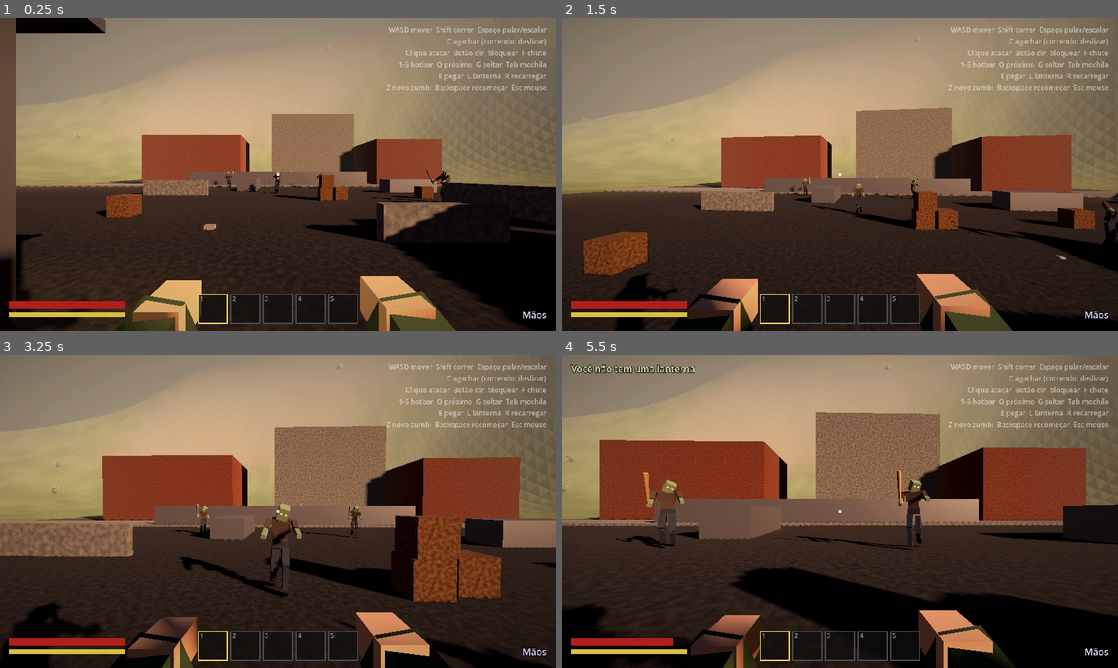
Above: before the commit, frames 1-4 (two rows, left to right).
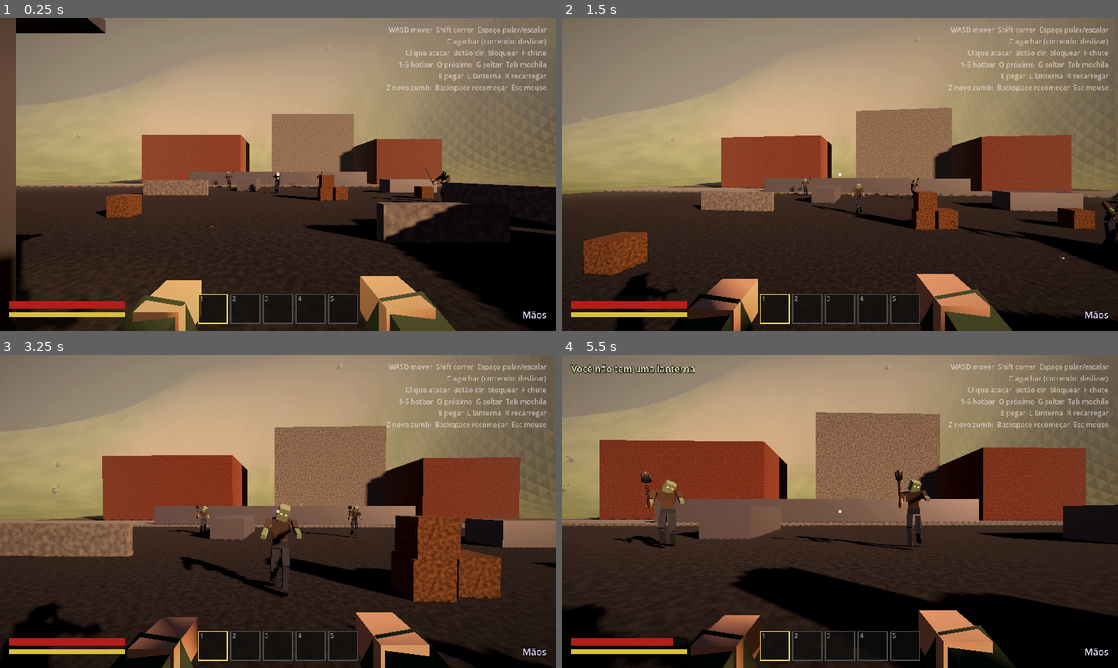
Above: after the commit, the same moments.

Repository: NynaUwU/GamaMake
Game: Godot game, scene res://scenes/main.tscn
Same seed, same stepped clock (60 frames per second), same inputs: the game is played once before the commit and once after it.
Inputs (mouse positions are in pixels of both pictures, inside the frame that each line leads up to):
- Up to frame 1 (0.25 s): no input
- Up to frame 2 (1.5 s): move the mouse to (867, 174) at 0.52 s; press the mouse at (867, 174) at 0.53 s; hold W (move_forward) from 0.53 s (still down); tap Space (jump) at 0.77, 1.07 s; move the mouse to (812, 174) at 1.27 s; release the mouse at (812, 174) at 1.28 s; right-click (812, 174) at 1.35 s
- Up to frame 3 (3.25 s): keep holding W (move_forward); tap Space (jump) at 1.52, 1.82, 3.02 s; move the mouse to (289, 505) at 2.02 s; hold C (crouch) 2.03-2.78 s; move the mouse to (272, 517) at 2.77 s; tap G (drop) at 2.85 s
- Up to frame 4 (5.5 s): keep holding W (move_forward); tap Space (jump) at 3.32, 3.77, 4.07, 4.52, 4.82 s; move the mouse to (878, 514) at 3.52 s; hold L (flashlight) 3.53-4.28 s; move the mouse to (795, 508) at 4.27 s; tap E (interact) at 4.35 s; move the mouse to (845, 511) at 5.02 s; hold F (kick) from 5.03 s (still down)

The runs differ from the first frame. In frame 1, less than 0.1% of the frame differs, in the area x 36-79%, y 47-68%; in frame 2, less than 0.1%; in frame 3, less than 0.1%; in frame 4, 0.2%, in the area x 0-62%, y 36-60%.

Commit message:
Medieval steampunk weapons as PS2-style meshes; style guide
- ItemModels builds every item with MeshBuilder: sword (diamond steel
  blade, copper line, curved brass guard with gear, wire-wrapped leather
  grip, gear pommel), steam mace replacing the bat (iron flanged head,
  brass bands, copper coil), staff (brass-caged orb, gauge, coil),
  pistol (octagonal brass barrel, cylinder with gear, hammer, curved
  wooden grip), crank lantern, scrap, cloth and tape.
- One source for hand-held weapons, floor pickups, zombie weapons and
  rendered icons (icons regenerated); old box/cylinder weapon nodes in
  the player scene removed.
- README style guide: blocky only for living things; PS2 polygonal
  elsewhere; pre-war cars, medieval steampunk weapons, ruined medieval
  steampunk architecture.

Co-Authored-By: Claude Opus 5.5 <noreply@anthropic.com>
Claude-Session: https://claude.ai/code/session_013WuJvRnQKE4d3aFe3G7e6h

Diff:
--- a/scenes/player.tscn
+++ b/scenes/player.tscn
@@ -1,103 +1,12 @@
 [gd_scene format=3]
 
 [ext_resource type="Script" path="res://scripts/player/player.gd" id="1_player"]
-[ext_resource type="Material" path="res://materials/metal.tres" id="2_metal"]
 [ext_resource type="Script" path="res://scripts/enemies/humanoid_rig.gd" id="3_rig"]
 [ext_resource type="Script" path="res://scripts/player/player_body.gd" id="4_body"]
 
 [sub_resource type="CapsuleShape3D" id="CapsuleShape3D_player"]
 radius = 0.35
 height = 1.8
-
-[sub_resource type="BoxMesh" id="BoxMesh_blade"]
-size = Vector3(0.06, 0.012, 0.82)
-
-[sub_resource type="PrismMesh" id="PrismMesh_tip"]
-left_to_right = 0.5
-size = Vector3(0.06, 0.1, 0.012)
-
-[sub_resource type="BoxMesh" id="BoxMesh_guard"]
-size = Vector3(0.2, 0.035, 0.035)
-
-[sub_resource type="StandardMaterial3D" id="Material_guard"]
-albedo_color = Color(0.35, 0.28, 0.15, 1)
-metallic = 0.5
-roughness = 0.5
-
-[sub_resource type="CylinderMesh" id="CylinderMesh_grip"]
-top_radius = 0.022
-bottom_radius = 0.022
-height = 0.18
-radial_segments = 8
-rings = 1
-
-[sub_resource type="StandardMaterial3D" id="Material_tape"]
-albedo_color = Color(0.12, 0.12, 0.12, 1)
-
-[sub_resource type="CylinderMesh" id="CylinderMesh_shaft"]
-top_radius = 0.022
-bottom_radius = 0.028
-height = 1.1
-radial_segments = 8
-rings = 1
-
-[sub_resource type="StandardMaterial3D" id="Material_wood"]
-albedo_color = Color(0.32, 0.2, 0.12, 1)
-roughness = 0.9
-
-[sub_resource type="CylinderMesh" id="CylinderMesh_claw"]
-top_radius = 0.06
-bottom_radius = 0.02
-height = 0.1
-radial_segments = 6
-rings = 1
-
-[sub_resource type="SphereMesh" id="SphereMesh_orb"]
-radius = 0.05
-height = 0.1
-radial_segments = 10
-rings = 5
-
-[sub_resource type="StandardMaterial3D" id="Material_orb"]
-albedo_color = Color(0.8, 0.55, 1, 1)
-emission_enabled = true
-emission = Color(0.6, 0.25, 1, 1)
-emission_energy_multiplier = 3.0
-
-[sub_resource type="CylinderMesh" id="CylinderMesh_bat"]
-top_radius = 0.05
-bottom_radius = 0.022
-height = 0.86
-radial_segments = 10
-rings = 2
-
-[sub_resource type="CylinderMesh" id="CylinderMesh_knob"]
-top_radius = 0.032
-bottom_radius = 0.032
-height = 0.025
-radial_segments = 10
-rings = 1
-
-[sub_resource type="StandardMaterial3D" id="Material_batwood"]
-albedo_color = Color(0.72, 0.55, 0.34, 1)
-roughness = 0.7
-
-[sub_resource type="BoxMesh" id="BoxMesh_slide"]
-size = Vector3(0.036, 0.04, 0.2)
-
-[sub_resource type="BoxMesh" id="BoxMesh_frame"]
-size = Vector3(0.032, 0.03, 0.16)
-
-[sub_resource type="BoxMesh" id="BoxMesh_grip"]
-size = Vector3(0.032, 0.11, 0.05)
-
-[sub_resource type="StandardMaterial3D" id="Material_gunmetal"]
-albedo_color = Color(0.13, 0.13, 0.14, 1)
-metallic = 0.7
-roughness = 0.4
-
-[sub_resource type="StandardMaterial3D" id="Material_grip"]
-albedo_color = Color(0.22, 0.16, 0.12, 1)
 
 [sub_resource type="SphereMesh" id="SphereMesh_flash"]
 radius = 0.05
@@ -149,60 +58,10 @@
 
 [node name="Weapon" type="Node3D" parent="Head/Camera3D"]
 
-[node name="Blade" type="MeshInstance3D" parent="Head/Camera3D/Weapon"]
-position = Vector3(0, 0, -0.47)
-mesh = SubResource("BoxMesh_blade")
-surface_material_override/0 = ExtResource("2_metal")
-
-[node name="Tip" type="MeshInstance3D" parent="Head/Camera3D/Weapon"]
-position = Vector3(0, 0, -0.93)
-rotation = Vector3(-1.5708, 0, 0)
-mesh = SubResource("PrismMesh_tip")
-surface_material_override/0 = ExtResource("2_metal")
-
-[node name="Guard" type="MeshInstance3D" parent="Head/Camera3D/Weapon"]
-position = Vector3(0, 0, -0.05)
-mesh = SubResource("BoxMesh_guard")
-surface_material_override/0 = SubResource("Material_guard")
-
-[node name="Grip" type="MeshInstance3D" parent="Head/Camera3D/Weapon"]
-position = Vector3(0, 0, 0.04)
-rotation = Vector3(1.5708, 0, 0)
-mesh = SubResource("CylinderMesh_grip")
-surface_material_override/0 = SubResource("Material_tape")
-
 [node name="Bat" type="Node3D" parent="Head/Camera3D"]
-
-[node name="Barrel" type="MeshInstance3D" parent="Head/Camera3D/Bat"]
-position = Vector3(0, 0, -0.43)
-rotation = Vector3(-1.5708, 0, 0)
-mesh = SubResource("CylinderMesh_bat")
-surface_material_override/0 = SubResource("Material_batwood")
-
-[node name="Knob" type="MeshInstance3D" parent="Head/Camera3D/Bat"]
-position = Vector3(0, 0, 0.01)
-rotation = Vector3(-1.5708, 0, 0)
-mesh = SubResource("CylinderMesh_knob")
-surface_material_override/0 = SubResource("Material_batwood")
 
 [node name="Pistol" type="Node3D" parent="Head/Camera3D"]
 position = Vector3(0.2, -0.21, -0.42)
-
-[node name="Slide" type="MeshInstance3D" parent="Head/Camera3D/Pistol"]
-position = Vector3(0, 0.035, -0.06)
-mesh = SubResource("BoxMesh_slide")
-surface_material_override/0 = SubResource("Material_gunmetal")
-
-[node name="Frame" type="MeshInstance3D" parent="Head/Camera3D/Pistol"]
-position = Vector3(0, 0.005, -0.05)
-mesh = SubResource("BoxMesh_frame")
-surface_material_override/0 = SubResource("Material_gunmetal")
-
-[node name="Grip" type="MeshInstance3D" parent="Head/Camera3D/Pistol"]
-position = Vector3(0, -0.045, 0.02)
-rotation = Vector3(0.25, 0, 0)
-mesh = SubResource("BoxMesh_grip")
-surface_material_override/0 = SubResource("Material_grip")
 
 [node name="Muzzle" type="Node3D" parent="Head/Camera3D/Pistol"]
 position = Vector3(0, 0.035, -0.17)
@@ -223,22 +82,8 @@
 position = Vector3(0.34, -0.5, -0.55)
 rotation = Vector3(-0.35, 0, 0.12)
 
-[node name="Shaft" type="MeshInstance3D" parent="Head/Camera3D/Staff"]
-mesh = SubResource("CylinderMesh_shaft")
-surface_material_override/0 = SubResource("Material_wood")
-
-[node name="Claw" type="MeshInstance3D" parent="Head/Camera3D/Staff"]
-position = Vector3(0, 0.58, 0)
-mesh = SubResource("CylinderMesh_claw")
-surface_material_override/0 = SubResource("Material_wood")
-
 [node name="Tip" type="Node3D" parent="Head/Camera3D/Staff"]
 position = Vector3(0, 0.66, 0)
-
-[node name="Orb" type="MeshInstance3D" parent="Head/Camera3D/Staff/Tip"]
-cast_shadow = 0
-mesh = SubResource("SphereMesh_orb")
-surface_material_override/0 = SubResource("Material_orb")
 
 [node name="Light" type="OmniLight3D" parent="Head/Camera3D/Staff/Tip"]
 light_color = Color(0.7, 0.4, 1, 1)
--- a/scripts/items/item_db.gd
+++ b/scripts/items/item_db.gd
@@ -10,20 +10,20 @@
 const ITEMS := {
 	&"espada": {"name": "Espada", "kind": "weapon", "weapon": "sword", "stack": 1, "size": Vector3(0.2, 0.05, 1.0),
 		"damage_type": "Corte", "damage": 34, "knockback": 30,
-		"desc": "Afiada o bastante para cortar braços. E pão. Principalmente braços."},
-	&"taco": {"name": "Taco", "kind": "weapon", "weapon": "bat", "stack": 1, "size": Vector3(0.1, 0.1, 0.9),
+		"desc": "Lâmina de aço, guarda de engrenagens. Corta braços, pão e a paciência de quem afia."},
+	&"taco": {"name": "Maça a vapor", "kind": "weapon", "weapon": "bat", "stack": 1, "size": Vector3(0.14, 0.14, 0.95),
 		"damage_type": "Impacto", "damage": 24, "knockback": 58,
-		"desc": "Feito para beisebol. Ninguém mais lembra as regras do beisebol."},
+		"desc": "Ferro, latão e uma serpentina que não faz nada. Mas assobia bonito."},
 	&"cajado": {"name": "Cajado", "kind": "weapon", "weapon": "staff", "stack": 1, "size": Vector3(0.12, 0.12, 1.2),
 		"damage_type": "Explosão", "damage": 70, "knockback": 450,
 		"desc": "Dispara mísseis mágicos. Ler o manual antes era opcional."},
 	&"pistola": {"name": "Pistola", "kind": "weapon", "weapon": "pistol", "stack": 1, "size": Vector3(0.05, 0.15, 0.22),
 		"damage_type": "Perfuração", "damage": 40, "knockback": 20,
-		"desc": "12 balas e munição infinita. A física da munição pediu demissão."},
+		"desc": "Latão, madeira e pólvora de procedência duvidosa. 12 tiros e munição infinita."},
 	&"lanterna": {"name": "Lanterna", "kind": "tool", "stack": 1, "size": Vector3(0.08, 0.08, 0.24),
-		"desc": "Aperte L. Zumbis adoram uma luz na cara, igual mariposa com fome."},
+		"desc": "Lanterna a manivela. Aperte L. Zumbis adoram uma luz na cara, igual mariposa com fome."},
 	&"sucata": {"name": "Sucata", "kind": "material", "stack": 10, "size": Vector3(0.3, 0.12, 0.2),
-		"desc": "Metal velho. Um dia vai virar algo incrível. Hoje é só sucata."},
+		"desc": "Engrenagem torta e cano de cobre. Um dia vai virar algo incrível. Hoje é só sucata."},
 	&"pano": {"name": "Pano", "kind": "material", "stack": 10, "size": Vector3(0.3, 0.05, 0.25),
 		"desc": "Cheira estranho. Não pergunte de onde veio."},
 	&"fita": {"name": "Fita adesiva", "kind": "material", "stack": 10, "size": Vector3(0.14, 0.06, 0.14),
@@ -60,30 +60,7 @@
 
 ## Modelo 3D do item, montado ao longo de -Z (como as armas na mão do player).
 static func make_mesh(id: StringName) -> Node3D:
-	var root := Node3D.new()
-	root.name = "Model"
-	match id:
-		&"espada":
-			_box(root, Vector3(0.06, 0.012, 0.82), Vector3(0, 0, -0.47), Color(0.5, 0.5, 0.53), 0.6)
-			_box(root, Vector3(0.2, 0.035, 0.035), Vector3(0, 0, -0.05), Color(0.35, 0.28, 0.15))
-			_box(root, Vector3(0.04, 0.04, 0.18), Vector3(0, 0, 0.04), Color(0.12, 0.12, 0.12))
-		&"taco":
-			_cylinder(root, 0.05, 0.022, 0.86, Vector3(0, 0, -0.43), Color(0.72, 0.55, 0.34))
-		&"cajado":
-			_cylinder(root, 0.022, 0.028, 1.1, Vector3(0, 0, -0.5), Color(0.32, 0.2, 0.12))
-			var orb := _box(root, Vector3(0.1, 0.1, 0.1), Vector3(0, 0, -1.05), Color(0.8, 0.55, 1.0))
-			_glow(orb, Color(0.6, 0.25, 1.0))
-		&"pistola":
-			_box(root, Vector3(0.036, 0.04, 0.2), Vector3(0, 0.035, -0.06), Color(0.13, 0.13, 0.14), 0.7)
-			_box(root, Vector3(0.032, 0.11, 0.05), Vector3(0, -0.04, 0.02), Color(0.22, 0.16, 0.12))
-		&"lanterna":
-			_cylinder(root, 0.035, 0.03, 0.22, Vector3(0, 0, -0.11), Color(0.1, 0.1, 0.1))
-			var lens := _box(root, Vector3(0.06, 0.06, 0.01), Vector3(0, 0, -0.225), Color(1.0, 0.95, 0.7))
-			_glow(lens, Color(1.0, 0.9, 0.6))
-		_:
-			var colors := {&"sucata": Color(0.5, 0.48, 0.45), &"pano": Color(0.7, 0.68, 0.6), &"fita": Color(0.6, 0.6, 0.62)}
-			_box(root, def(id).size, Vector3.ZERO, colors.get(id, Color(0.55, 0.5, 0.35)))
-	return root
+	return ItemModels.build(id)
 
 
 ## Centro da caixa de colisão do item no chão.
@@ -91,44 +68,3 @@
 	if def(id).kind in ["weapon", "tool"] and id != &"pistola":
 		return Vector3(0, 0, -def(id).size.z * 0.5 + 0.05)
 	return Vector3.ZERO
-
-
-static func _box(parent: Node3D, size: Vector3, pos: Vector3, color: Color, metallic := 0.0) -> MeshInstance3D:
-	var mesh := MeshInstance3D.new()
-	var box := BoxMesh.new()
-	box.size = size
-	mesh.mesh = box
-	mesh.position = pos
-	mesh.material_override = _material(color, metallic)
-	parent.add_child(mesh)
-	return mesh
-
-
-static func _cylinder(parent: Node3D, top: float, bottom: float, height: float, pos: Vector3, color: Color) -> void:
-	var mesh := MeshInstance3D.new()
-	var cylinder := CylinderMesh.new()
-	cylinder.top_radius = top
-	cylinder.bottom_radius = bottom
-	cylinder.height = height
-	cylinder.radial_segments = 8
-	cylinder.rings = 1
-	mesh.mesh = cylinder
-	mesh.position = pos
-	mesh.rotation = Vector3(-PI / 2, 0, 0) # cilindro deitado ao longo de -Z
-	mesh.material_override = _material(color, 0.0)
-	parent.add_child(mesh)
-
-
-static func _glow(mesh: MeshInstance3D, color: Color) -> void:
-	var material: StandardMaterial3D = mesh.material_override
-	material.emission_enabled = true
-	material.emission = color
-	material.emission_energy_multiplier = 2.5
-
-
-static func _material(color: Color, metallic: float) -> StandardMaterial3D:
-	var material := StandardMaterial3D.new()
-	material.albedo_color = color
-	material.metallic = metallic
-	material.roughness = 0.6 if metallic > 0.0 else 0.85
-	return material
--- a/scripts/items/item_icons.gd
+++ b/scripts/items/item_icons.gd
@@ -17,7 +17,7 @@
 const ICON_DIR := "res://assets/icons"
 const MANIFEST := ICON_DIR + "/manifest.txt"
 const FALLBACK_DIR := "user://icon_cache"
-const RENDER_VERSION := 1 ## mude para forçar re-render (ex.: mudou ângulo/luz)
+const RENDER_VERSION := 3 ## mude para forçar re-render (ex.: mudou ângulo/luz)
 const ICON_SIZE := 64 ## pequeno de propósito: fica pixelado como o resto do jogo
 
 var ready_done := false
--- /dev/null
+++ b/scripts/items/item_models.gd
@@ -0,0 +1,266 @@
+class_name ItemModels
+## Modelos dos itens em malha poligonal estilo PS2 (MeshBuilder), no estilo
+## MEDIEVAL STEAMPUNK: aço, ferro, latão, cobre, couro e madeira, com
+## engrenagens, canos, rebites e manômetros.
+##
+## Uma única fonte para: arma na mão do player, item no chão, arma na mão dos
+## zumbis e ícones (ItemIcons fotografa estes modelos).
+##
+## Convenção: o item aponta para -Z a partir da mão (origem = onde se segura).
+## Pistola: cano para -Z, cabo para baixo, boca do cano em z = -0.17.
+## Perfis de lathe com AXIS_Z: altura h vira z = -h (h positivo = para frente),
+## sempre em ordem CRESCENTE de altura (senão as faces ficam viradas para dentro).
+
+const STEEL := Color(0.72, 0.74, 0.77)
+const IRON := Color(0.3, 0.3, 0.32)
+const BRASS := Color(0.78, 0.6, 0.26)
+const COPPER := Color(0.72, 0.4, 0.22)
+const LEATHER := Color(0.32, 0.18, 0.1)
+const WOOD := Color(0.42, 0.26, 0.14)
+const DARK_WOOD := Color(0.26, 0.15, 0.08)
+const GLOW := Color(0.75, 0.45, 1.0)
+const LENS := Color(1.0, 0.92, 0.65)
+const CLOTH := Color(0.62, 0.58, 0.5)
+const TAPE := Color(0.6, 0.6, 0.62)
+
+## Eixo de peças torneadas ao longo de -Z (lathe/torus giram em volta do Y local).
+const AXIS_Z := Basis(Vector3(1, 0, 0), -PI / 2)
+## Engrenagem/disco virado para o lado (eixo X).
+const AXIS_X := Basis(Vector3(0, 1, 0), PI / 2)
+
+static var _materials := {}
+
+
+static func build(id: StringName) -> Node3D:
+	var parts := {} # cor -> MeshBuilder
+	match id:
+		&"espada":
+			_sword(parts)
+		&"taco":
+			_mace(parts)
+		&"cajado":
+			_staff(parts)
+		&"pistola":
+			_pistol(parts)
+		&"lanterna":
+			_lantern(parts)
+		&"sucata":
+			_scrap(parts)
+		&"pano":
+			_cloth(parts)
+		&"fita":
+			_tape(parts)
+		_:
+			_mb(parts, IRON).box(Vector3.ZERO, Vector3.ONE * 0.2)
+	var root := Node3D.new()
+	root.name = "Model"
+	for color in parts:
+		var mesh := MeshInstance3D.new()
+		mesh.mesh = parts[color].finish(_material(color))
+		root.add_child(mesh)
+	return root
+
+
+# --- Armas -------------------------------------------------------------------
+
+## Espada longa: lâmina de aço em losango, guarda de latão curvada com
+## engrenagem no centro, cabo de couro com fio de latão e pomo de engrenagem.
+static func _sword(p: Dictionary) -> void:
+	var blade := []
+	for s in [[-0.04, 0.032, 0.007], [-0.3, 0.03, 0.0065], [-0.65, 0.026, 0.006], [-0.86, 0.018, 0.005], [-0.97, 0.002, 0.002]]:
+		blade.append(MeshBuilder.ring(Vector3(0, 0, s[0]), s[1], s[2], 1.0, 4))
+	blade.reverse()
+	_mb(p, STEEL).loft(blade, true, true)
+	# Cano de cobre correndo pela base da lâmina (o "vapor" da espada).
+	_mb(p, COPPER).tube(PackedVector3Array([Vector3(0, 0.009, -0.05), Vector3(0, 0.009, -0.24), Vector3(0, 0.006, -0.27)]), 0.0045, 6)
+	# Guarda: barra curvada para a lâmina com esferas nas pontas + engrenagem central.
+	var guard := PackedVector3Array()
+	for i in 9:
+		var x := lerpf(-0.12, 0.12, i / 8.0)
+		guard.append(Vector3(x, 0, -0.03 - x * x * 2.2))
+	_mb(p, BRASS).tube(guard, 0.011, 6)
+	for side in [-1.0, 1.0]:
+		_ball(_mb(p, BRASS), Vector3(side * 0.12, 0, -0.03 - 0.0317), 0.017)
+	_gear(_mb(p, BRASS), Vector3(0, 0, -0.03), 0.034, 0.022, 10, AXIS_X)
+	_mb(p, IRON).lathe(PackedVector2Array([Vector2(0.01, -0.012), Vector2(0.014, 0.0), Vector2(0.01, 0.012)]), 6, AXIS_X, Vector3(0, 0, -0.03))
+	# Cabo de couro com voltas de fio de latão.
+	_mb(p, LEATHER).lathe(PackedVector2Array([Vector2(0.02, -0.13), Vector2(0.022, -0.06), Vector2(0.019, 0.0)]), 8, AXIS_Z)
+	for z in [0.025, 0.06, 0.095]:
+		_mb(p, BRASS).torus(0.0215, 0.0028, 10, 4, AXIS_Z, Vector3(0, 0, z))
+	# Pomo: engrenagem com miolo de ferro.
+	_gear(_mb(p, BRASS), Vector3(0, 0, 0.16), 0.036, 0.024, 8, AXIS_X)
+	_mb(p, IRON).lathe(PackedVector2Array([Vector2(0.012, -0.014), Vector2(0.015, 0.0), Vector2(0.012, 0.014)]), 6, AXIS_X, Vector3(0, 0, 0.16))
+
+
+## Maça a vapor: cabo de madeira escura, cabeça de ferro com 6 flanges,
+## cintas de latão e uma serpentina de cobre subindo pelo cabo.
+static func _mace(p: Dictionary) -> void:
+	_mb(p, DARK_WOOD).lathe(PackedVector2Array([Vector2(0.022, -0.08), Vector2(0.024, 0.2), Vector2(0.028, 0.62)]), 8, AXIS_Z)
+	_mb(p, LEATHER).lathe(PackedVector2Array([Vector2(0.027, -0.08), Vector2(0.029, 0.02), Vector2(0.027, 0.14)]), 8, AXIS_Z)
+	_ball(_mb(p, BRASS), Vector3(0, 0, 0.09), 0.03)
+	# Cabeça de ferro.
+	_mb(p, IRON).lathe(PackedVector2Array([Vector2(0.03, 0.6), Vector2(0.058, 0.64), Vector2(0.062, 0.76),
+		Vector2(0.05, 0.84), Vector2(0.02, 0.88)]), 10, AXIS_Z)
+	for i in 6:
+		var a := TAU * i / 6.0
+		var out := Vector3(cos(a), sin(a), 0)
+		# Flange: placa radial (largura para fora, comprimento ao longo do cabo).
+		var basis := Basis(out, Vector3(0, 0, 1).cross(out), Vector3(0, 0, 1))
+		_mb(p, IRON).box(Vector3(0, 0, -0.74) + out * 0.07, Vector3(0.035, 0.012, 0.19), basis)
+	for z in [-0.6, -0.86]:
+		_mb(p, BRASS).torus(0.05, 0.006, 12, 4, AXIS_Z, Vector3(0, 0, z))
+	# Serpentina de cobre.
+	var coil := PackedVector3Array()
+	for i in 41:
+		var t := i / 40.0
+		var a := t * TAU * 4.0
+		coil.append(Vector3(cos(a) * 0.033, sin(a) * 0.033, lerpf(-0.22, -0.55, t)))
+	_mb(p, COPPER).tube(coil, 0.0045, 5, true)
+
+
+## Cajado: madeira com cintas de latão, bobina de cobre, manômetro e um orbe
+## mágico preso numa gaiola de latão no topo.
+static func _staff(p: Dictionary) -> void:
+	_mb(p, WOOD).lathe(PackedVector2Array([Vector2(0.024, -0.05), Vector2(0.026, 0.4), Vector2(0.03, 0.94)]), 8, AXIS_Z)
+	_mb(p, IRON).lathe(PackedVector2Array([Vector2(0.012, -0.1), Vector2(0.026, -0.08), Vector2(0.026, -0.03)]), 8, AXIS_Z) # ponteira de ferro
+	for z in [-0.25, -0.55, -0.8]:
+		_mb(p, BRASS).torus(0.03, 0.006, 10, 4, AXIS_Z, Vector3(0, 0, z))
+	var coil := PackedVector3Array()
+	for i in 31:
+		var t := i / 30.0
+		var a := t * TAU * 5.0
+		coil.append(Vector3(cos(a) * 0.036, sin(a) * 0.036, lerpf(-0.84, -0.93, t)))
+	_mb(p, COPPER).tube(coil, 0.004, 5, true)
+	# Manômetro na lateral.
+	_mb(p, BRASS).lathe(PackedVector2Array([Vector2(0.024, 0.0), Vector2(0.024, 0.012), Vector2(0.002, 0.014)]), 10,
+			Basis(Vector3(0, 0, 1), -PI / 2), Vector3(0.03, 0, -0.7))
+	# Soquete e gaiola.
+	_mb(p, BRASS).lathe(PackedVector2Array([Vector2(0.03, 0.93), Vector2(0.05, 0.97), Vector2(0.055, 0.99)]), 10, AXIS_Z)
+	var center := Vector3(0, 0, -1.06)
+	for i in 4:
+		var a := TAU * i / 4.0 + PI / 4
+		var arc := PackedVector3Array()
+		for k in 9:
+			var t := lerpf(-1.2, 1.35, k / 8.0)
+			arc.append(center + Vector3(cos(a) * cos(t) * 0.07, sin(a) * cos(t) * 0.07, -sin(t) * 0.07))
+		_mb(p, BRASS).tube(arc, 0.006, 5)
+	_ball(_mb(p, BRASS), center + Vector3(0, 0, -0.075), 0.014)
+	_ball(_mb(p, GLOW), center, 0.05, 10)
+
+
+## Pistola steampunk: cano octogonal de latão, tambor com engrenagem, armação
+## de ferro, cão, guarda-mato, cano de cobre e coronha curva de madeira.
+static func _pistol(p: Dictionary) -> void:
+	var barrel := []
+	for z in [0.0, -0.15, -0.165]:
+		barrel.append(MeshBuilder.ring(Vector3(0, 0.035, z), 0.014, 0.014, 2.0, 8))
+	barrel.reverse()
+	_mb(p, BRASS).loft(barrel, true, true)
+	_mb(p, BRASS).torus(0.016, 0.004, 8, 4, AXIS_Z, Vector3(0, 0.035, -0.165))
+	_mb(p, IRON).lathe(PackedVector2Array([Vector2(0.024, -0.005), Vector2(0.026, 0.02), Vector2(0.024, 0.045)]), 8, AXIS_Z, Vector3(0, 0.03, 0.0))
+	_gear(_mb(p, BRASS), Vector3(0.026, 0.03, -0.02), 0.018, 0.013, 8, AXIS_X, 0.006)
+	_mb(p, IRON).box(Vector3(0, 0.012, 0.015), Vector3(0.026, 0.035, 0.07))
+	_mb(p, BRASS).box(Vector3(0, 0.058, 0.05), Vector3(0.01, 0.03, 0.012), Basis(Vector3(1, 0, 0), 0.5)) # cão
+	_mb(p, COPPER).tube(PackedVector3Array([Vector3(0, 0.014, 0.0), Vector3(0, 0.014, -0.12), Vector3(0, 0.022, -0.14)]), 0.005, 6)
+	var guard := PackedVector3Array()
+	for i in 9:
+		var a := lerpf(0.0, PI, i / 8.0)
+		guard.append(Vector3(0, -0.005 - sin(a) * 0.03, 0.0 + cos(a) * 0.025))
+	_mb(p, BRASS).tube(guard, 0.003, 4)
+	# Coronha: silhueta lateral extrudada na largura (X).
+	var grip := PackedVector2Array([Vector2(-0.01, 0.0), Vector2(-0.045, 0.0), Vector2(-0.07, -0.06),
+		Vector2(-0.085, -0.1), Vector2(-0.06, -0.11), Vector2(-0.035, -0.08), Vector2(-0.015, -0.03)])
+	# Basis: u da silhueta -> -Z (u negativo = para trás), espessura -> X.
+	_mb(p, DARK_WOOD).extrude(grip, 0.028, Basis(Vector3(0, 1, 0), PI / 2), Vector3(0, 0, 0))
+	_mb(p, BRASS).box(Vector3(0, -0.105, 0.072), Vector3(0.03, 0.012, 0.03), Basis(Vector3(1, 0, 0), -0.4))
+
+
+## Lanterna a manivela: corpo de latão, refletor alargado com lente acesa,
+## cintas de cobre e manivela na lateral.
+static func _lantern(p: Dictionary) -> void:
+	_mb(p, BRASS).lathe(PackedVector2Array([Vector2(0.012, 0.0), Vector2(0.03, 0.005), Vector2(0.032, 0.15),
+		Vector2(0.045, 0.2), Vector2(0.046, 0.22)]), 10, AXIS_Z)
+	for z in [-0.04, -0.12]:
+		_mb(p, COPPER).torus(0.033, 0.004, 10, 4, AXIS_Z, Vector3(0, 0, z))
+	_mb(p, LENS).lathe(PackedVector2Array([Vector2(0.042, 0.215), Vector2(0.002, 0.23)]), 10, AXIS_Z)
+	_mb(p, IRON).tube(PackedVector3Array([Vector3(0.032, 0, -0.08), Vector3(0.05, 0, -0.08), Vector3(0.05, 0.03, -0.08)]), 0.004, 4)
+	_ball(_mb(p, WOOD), Vector3(0.05, 0.035, -0.08), 0.008, 6)
+
+
+# --- Materiais de crafting -----------------------------------------------------
+
+static func _scrap(p: Dictionary) -> void:
+	_gear(_mb(p, IRON), Vector3(-0.04, 0.0, 0.0), 0.08, 0.06, 10, Basis(Vector3(1, 0, 0), PI / 2), 0.02)
+	_mb(p, COPPER).tube(PackedVector3Array([Vector3(0.02, 0.01, -0.08), Vector3(0.07, 0.02, -0.02), Vector3(0.06, 0.02, 0.06), Vector3(0.12, 0.015, 0.08)]), 0.012, 6)
+	_mb(p, BRASS).box(Vector3(0.05, 0.0, 0.0), Vector3(0.06, 0.02, 0.04), Basis(Vector3(0, 1, 0), 0.6))
+
+
+static func _cloth(p: Dictionary) -> void:
+	var grid := []
+	for r in 5:
+		var row := PackedVector3Array()
+		for c in 6:
+			var x := lerpf(-0.15, 0.15, c / 5.0)
+			var z := lerpf(-0.12, 0.12, r / 4.0)
+			row.append(Vector3(x, 0.02 + sin(c * 1.7 + r) * 0.012 + cos(r * 2.1) * 0.008, z))
+		grid.append(row)
+	_mb(p, CLOTH).sheet(grid)
+	_mb(p, CLOTH).tube(PackedVector3Array([Vector3(-0.15, 0.025, -0.12), Vector3(-0.15, 0.035, 0.0), Vector3(-0.15, 0.025, 0.12)]), 0.015, 5)
+
+
+static func _tape(p: Dictionary) -> void:
+	var outer := PackedVector2Array([Vector2(0.065, -0.025), Vector2(0.068, 0.0), Vector2(0.065, 0.025)])
+	_mb(p, TAPE).lathe(outer, 14)
+	_mb(p, TAPE).torus(0.066, 0.003, 14, 3, Basis.IDENTITY, Vector3(0, 0.025, 0))
+	_mb(p, BRASS).lathe(PackedVector2Array([Vector2(0.035, 0.026), Vector2(0.035, -0.026)]), 12)
+
+
+# --- Peças --------------------------------------------------------------------
+
+## Engrenagem: polígono com dentes extrudado (depth = espessura, ao longo do Z da base).
+static func _gear(mb: MeshBuilder, center: Vector3, outer: float, inner: float, teeth: int, basis: Basis, depth := 0.01) -> void:
+	var shape := PackedVector2Array()
+	for i in teeth * 4:
+		var a := TAU * i / (teeth * 4.0)
+		var r := outer if (i % 4) in [1, 2] else inner
+		shape.append(Vector2(cos(a), sin(a)) * r)
+	mb.extrude(shape, depth, basis, center)
+
+
+static func _ball(mb: MeshBuilder, center: Vector3, radius: float, segments := 8) -> void:
+	var profile := PackedVector2Array()
+	for i in 6:
+		var a := lerpf(-PI / 2, PI / 2, i / 5.0)
+		profile.append(Vector2(maxf(cos(a) * radius, 0.0005), sin(a) * radius))
+	mb.lathe(profile, segments, Basis.IDENTITY, center)
+
+
+static func _mb(parts: Dictionary, color: Color) -> MeshBuilder:
+	if not parts.has(color):
+		parts[color] = MeshBuilder.new()
+	return parts[color]
+
+
+static func _material(color: Color) -> StandardMaterial3D:
+	if _materials.has(color):
+		return _materials[color]
+	var material := StandardMaterial3D.new()
+	material.albedo_color = color
+	match color:
+		STEEL:
+			material.metallic = 0.8
+			material.roughness = 0.3
+		BRASS, COPPER:
+			material.metallic = 0.75
+			material.roughness = 0.38
+		IRON:
+			material.metallic = 0.6
+			material.roughness = 0.55
+		GLOW, LENS:
+			material.emission_enabled = true
+			material.emission = color
+			material.emission_energy_multiplier = 2.5
+		_:
+			material.roughness = 0.85
+	_materials[color] = material
+	return material
--- a/scripts/player/player.gd
+++ b/scripts/player/player.gd
@@ -232,6 +232,7 @@
 	parkour.setup(self, $CollisionShape3D)
 	inventory.changed.connect(_emit_weapon_text)
 	inventory.selection_changed.connect(func(_i): _emit_weapon_text())
+	_install_weapon_models()
 	_setup_trail()
 	_setup_fp_arm()
 	_setup_flashlight()
@@ -432,6 +433,16 @@
 	_update_fp_arm()
 
 
+## Modelos das armas na mão: os mesmos do chão/ícones (ItemModels).
+func _install_weapon_models() -> void:
+	weapon.add_child(ItemModels.build(&"espada"))
+	bat.add_child(ItemModels.build(&"taco"))
+	var staff_model := ItemModels.build(&"cajado")
+	staff_model.transform = Transform3D(Basis(Vector3.RIGHT, PI / 2), Vector3(0, -0.41, 0)) # em pé, orbe na ponta (Tip)
+	staff.add_child(staff_model)
+	pistol.add_child(ItemModels.build(&"pistola"))
+
+
 # Braço em primeira pessoa -----------------------------------------------------
 
 func _setup_fp_arm() -> void:
Binary file changed: assets/icons/cajado.png
Binary file changed: assets/icons/espada.png
Binary file changed: assets/icons/fita.png
Binary file changed: assets/icons/lanterna.png
Not shown, changed: assets/icons/manifest.txt
Binary file changed: assets/icons/pano.png
Binary file changed: assets/icons/pistola.png
Binary file changed: assets/icons/sucata.png
Binary file changed: assets/icons/taco.png
Binary file added: docs/screenshot_fp_taco.png
Binary file added: docs/screenshot_item_cajado.png
Binary file added: docs/screenshot_item_espada.png
(and 4 more such lines)
